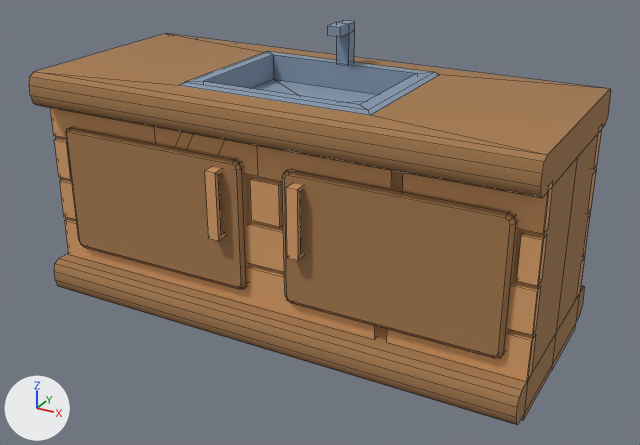
Renders of the FBX model Assets/Graphics/Models/Cabinets/Counter_Sink.fbx from each side of a commit.
One viewpoint serves both versions: a 50 mm camera at (3.18, -5.66, 3.61) aimed at (0.12, -0.09, 0.83). Every picture has the same lights, and +X, +Y and +Z are marked at lower left. Mesh edges are drawn as thin lines. Where no turn or scale is listed for an object, it has been applied to the vertices.

The first picture shows 'Environment_Counter_Sink'.
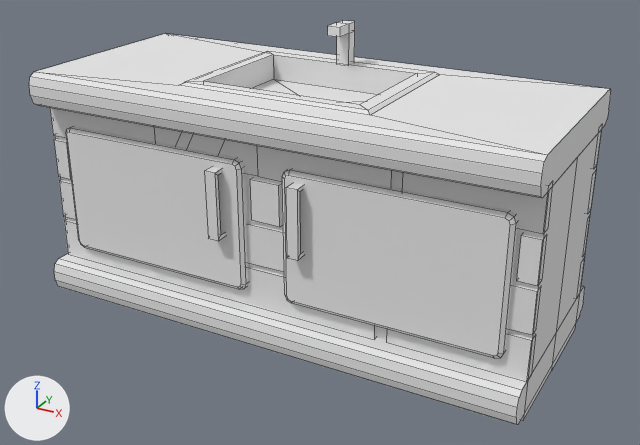
What differs and where, as boxes (x1, y1, x2, y2) in the pictures (640 x 445 px):
```json
{"object": "Environment_Counter_Sink", "change": "recoloured", "before": [29, 21, 611, 425], "after": [29, 21, 611, 425], "on screen": "brown to grey"}
```

Edits to the scene script, one JSON object a line:
```json
{"op": "add", "block": "mat_atlas_006", "code": ["mat_atlas_006 = principled_material('Atlas.006')", "mat_atlas_006.base_color = (0.8, 0.8, 0.8)  # white #e7e7e7", "mat_atlas_006.roughness = 1.0"]}
{"block": "me_environment_counter_sink", "where": "me_environment_counter_sink.from_pydata(...)  # 422 vertices, 344 faces; spans x -2.0..2.0, y -0.88..0.88, z 0.0..2.26"}
{"op": "remove", "block": "me_environment_counter_sink", "code": "me_environment_counter_sink.materials.append(mat_atlas)  # picture img_sushi_atlas_png"}
{"op": "add", "block": "me_environment_counter_sink", "code": "me_environment_counter_sink.materials.append(mat_atlas_006)  # white #e7e7e7"}
```
